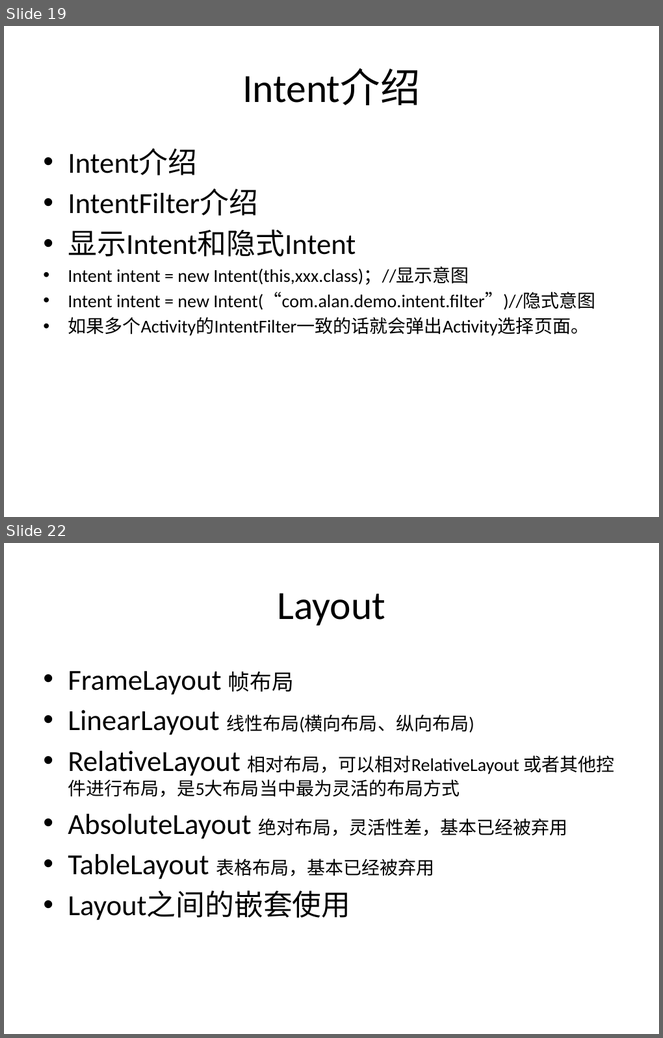
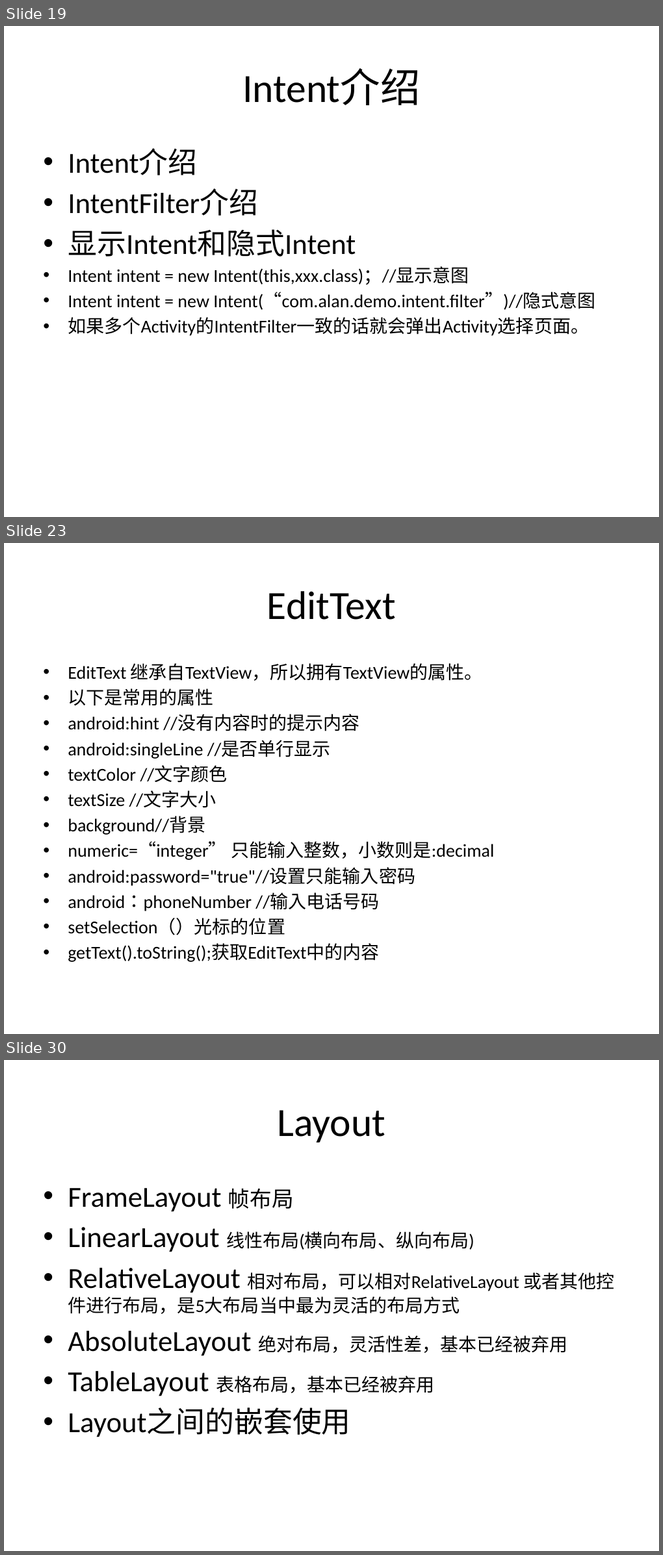
Before and after one commit to alanforgithub/share_content, a slide deck: 文件资料/Android培训-1.pptx. Shown one above the other, each under a label of ours: slides 19 and 22 before the commit, slides 19, 23 and 30 after it; the slides between them are not shown. The pictures are 663x1038 and 663x1555 pixels, drawn with LibreOffice and Linux fonts; fonts in the diff are those of the drawing. Boxes give left, top, right and bottom in pixels: in the first picture for what was removed or moved away, otherwise in the second. Text is boxed around its words. In the diff, an @@ line names an element or a change of style, - is before the commit and + after.

```diff
--- a/文件资料/Android培训-1.pptx
+++ b/文件资料/Android培训-1.pptx
@@ slide 23 added at <box>4,543,659,1034</box>, background #FFFFFF @@
@@ title added at <box>267,591,396,620</box>, 44 pt, text #000000 @@
+EditText
@@ text added at <box>68,663,494,962</box>, 20 pt, text #000000 @@
+• EditText 继承自TextView，所以拥有TextView的属性。
+• 以下是常用的属性
+• android:hint //没有内容时的提示内容
+• android:singleLine //是否单行显示
+• textColor //文字颜色
+• textSize //文字大小
+• background//背景
+• numeric=“integer” 只能输入整数，小数则是:decimal
+• android:password="true"//设置只能输入密码
+• android：phoneNumber //输入电话号码
+• setSelection（）光标的位置
+• getText().toString();获取EditText中的内容
@@ what was slide 22 is now slide 30 @@
```
Also in this commit, not shown: 4 slides changed, 6 other slides added, 21 other files.
